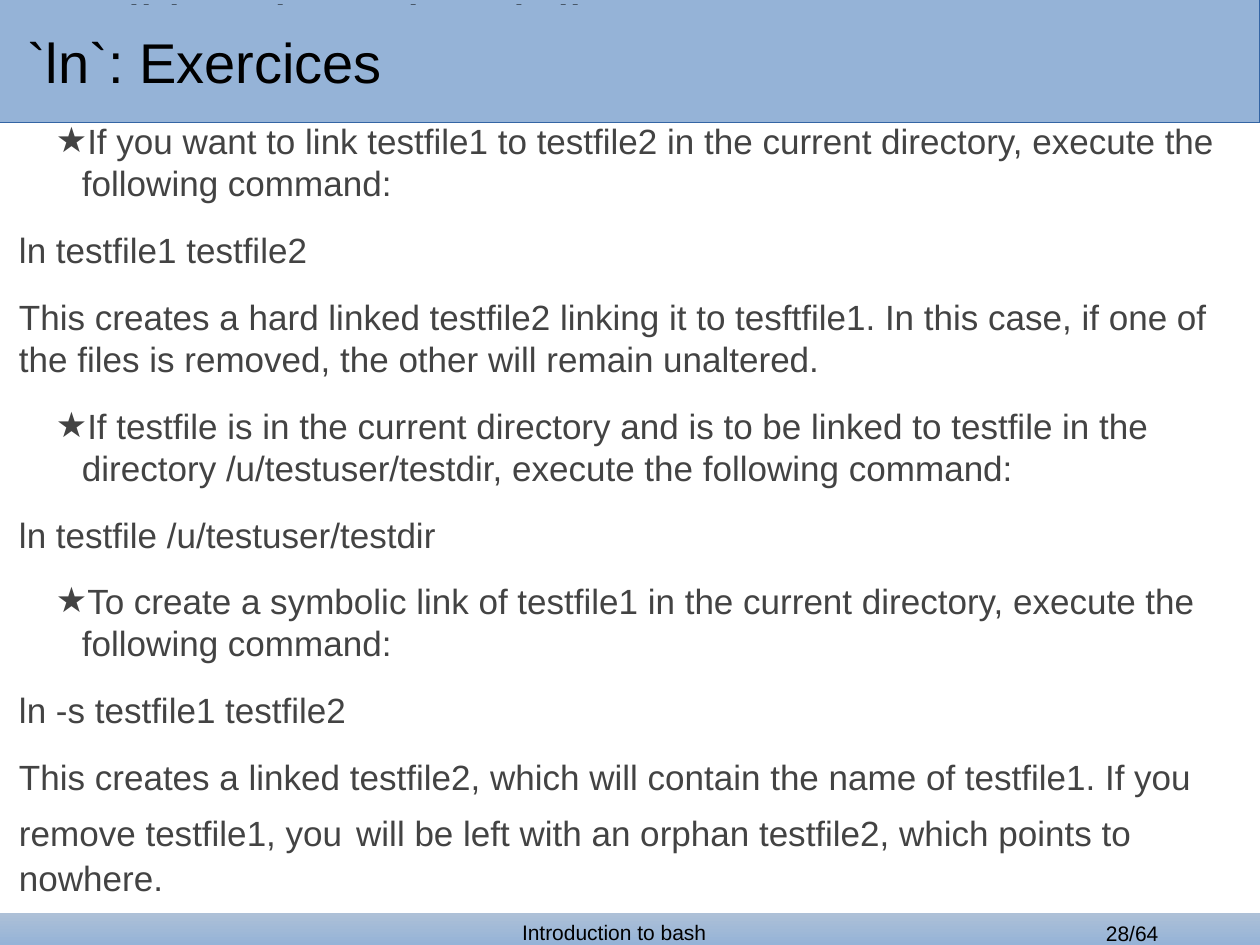
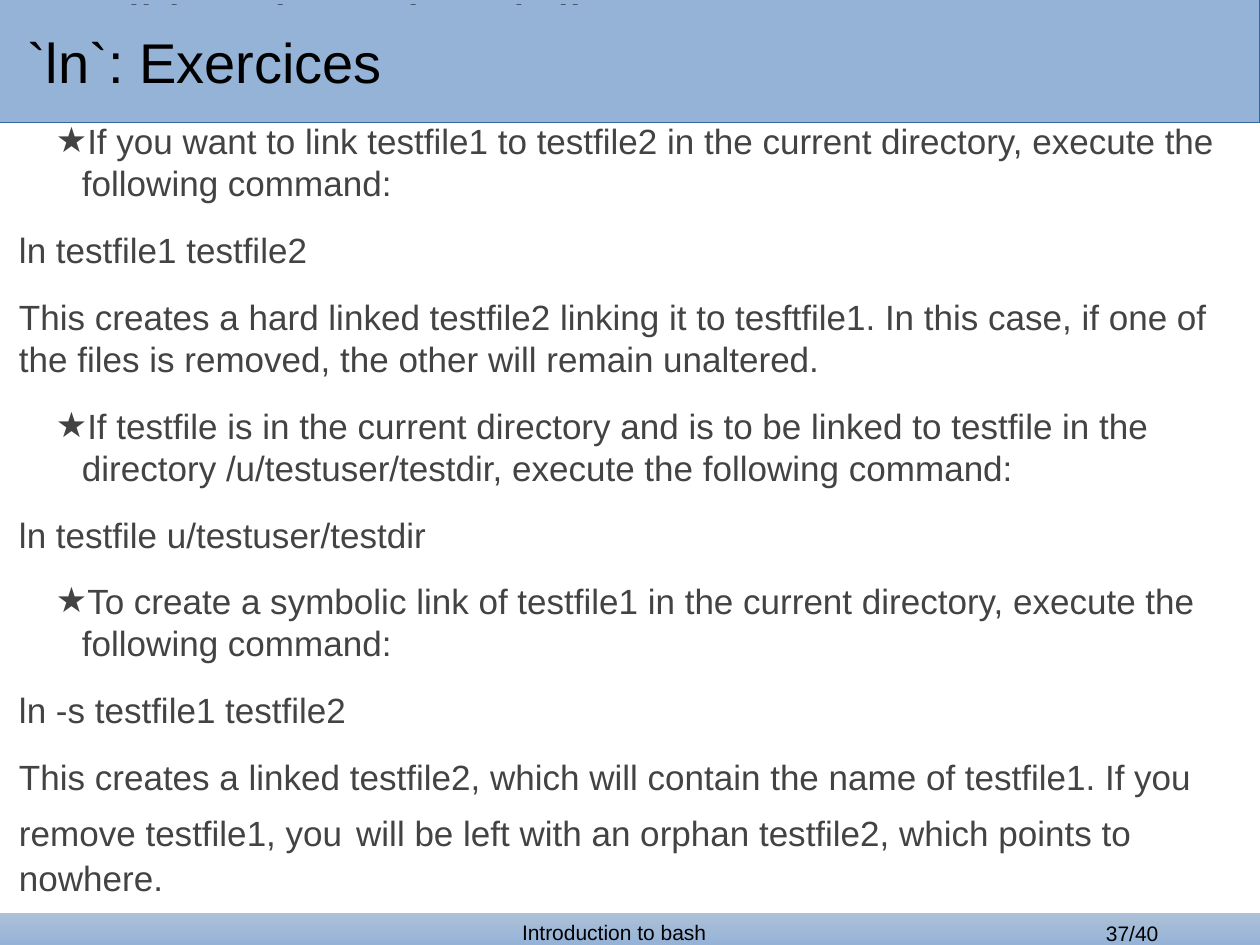
Before and after one commit to bertocco/abilita_info_units_1920, a slide deck: slide 37 of lezioni/bash_lessons/bash_1.odp (slide 28 before the commit). Drawn at 1260x945 pixels with LibreOffice and Linux fonts; fonts in the diff are those of the drawing; background and template pictures are left out. Boxes give left, top, right and bottom in pixels: in the first picture for what was removed or moved away, otherwise in the second. Text is boxed around its words. In the diff, an @@ line names an element or a change of style, - is before the commit and + after.

```diff
--- a/lezioni/bash_lessons/bash_1.odp
+++ b/lezioni/bash_lessons/bash_1.odp
@@ text at (19, 522, 426, 549): text changed @@
-ln testfile /u/testuser/testdir
+ln testfile u/testuser/testdir
@@ page number at (1106, 926, 1158, 942): text changed @@
-28/64
+37/40
```
Also in this commit, not shown: 4 other slides changed, 9 slides added, 33 slides removed, 1 other file.
